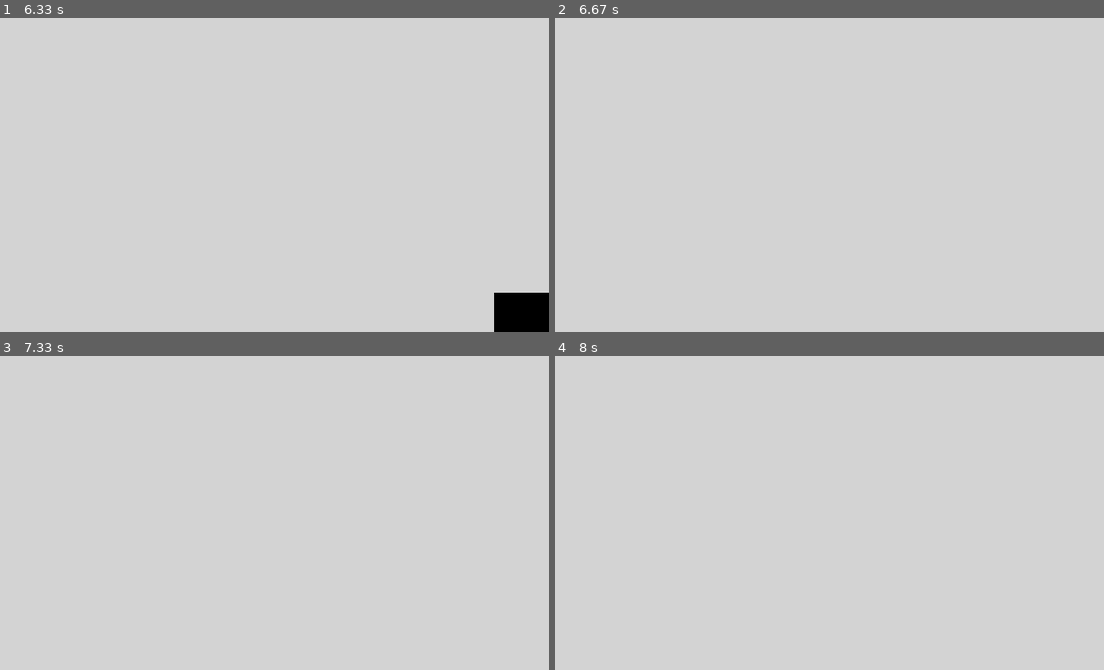
Above: before the commit, frames 1-4 (two rows, left to right).
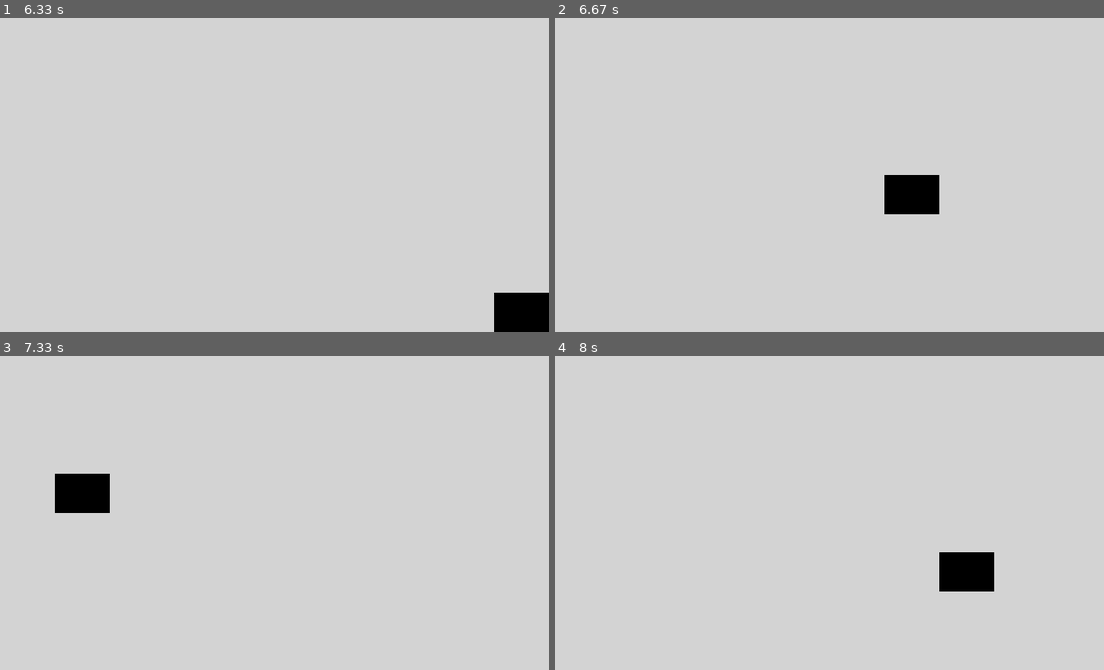
Above: after the commit, the same moments.

Repository: saegl5/myprojects
Game: pygame game, started from Codes/pygame-animation-bouncing-part-4.py
Same seed, same stepped clock (60 frames per second), same inputs: the game is played once before the commit and once after it.
Inputs:
- Up to frame 1 (6.33 s): no input
- Up to frame 2 (6.67 s): no input
- Up to frame 3 (7.33 s): no input
- Up to frame 4 (8 s): no input

Frame 1 is identical in both runs. In frame 2, 1.2% of the frame differs, in the area x 60-70%, y 50-63%; in frame 3, 1.2%; in frame 4, 1.2%.

Commit message:
reverted ifs

Diff:
--- a/Codes/pygame-animation-3d.py
+++ b/Codes/pygame-animation-3d.py
@@ -19,11 +19,11 @@
 if blue_object.position[0] > 6 and blue_object["x_change"] > 0:
     blue_object["x_change"] *= -1
 
-elif blue_object.position[0] < -6 and blue_object["x_change"] < 0:
+if blue_object.position[0] < -6 and blue_object["x_change"] < 0:
     blue_object["x_change"] *= -1
 
-elif blue_object.position[1] > 6 and blue_object["y_change"] > 0:
+if blue_object.position[1] > 6 and blue_object["y_change"] > 0:
     blue_object["y_change"] *= -1
 
-elif blue_object.position[1] < -6 and blue_object["y_change"] < 0:
+if blue_object.position[1] < -6 and blue_object["y_change"] < 0:
     blue_object["y_change"] *= -1
--- a/Codes/pygame-animation-bouncing-part-4.py
+++ b/Codes/pygame-animation-bouncing-part-4.py
@@ -49,7 +49,7 @@
     # elif 0+y_offset == 0: # else if rectangle at top edge
         # increment *= -1 # change the increment's sign back
         # y_increment *= -1 # change the increment's sign back
-    elif 0+x_offset + 70 == size[0] or 0+x_offset == 0: # else if rectangle at right or left edge
+    if 0+x_offset + 70 == size[0] or 0+x_offset == 0: # if rectangle at right or left edge
         x_increment *= -1 # x_increment = x_increment*-1, that is change the increment's sign
     # elif 0+x_offset == 0: # else if rectangle at left edge
     #     x_increment *= -1 # change the increment's sign back
--- a/Codes/pygame-animation-bouncing-part-5.py
+++ b/Codes/pygame-animation-bouncing-part-5.py
@@ -32,7 +32,7 @@
         y_increment *= -1
     elif 0+y_offset == 0: # <- STEP 5b
         y_increment *= -1
-    elif 0+x_offset + 10 == size[0]: # <- STEP 5a
+    if 0+x_offset + 10 == size[0]: # <- STEP 5a
         x_increment *= -1
     elif 0+x_offset == 0: # <- STEP 5b
         x_increment *= -1
